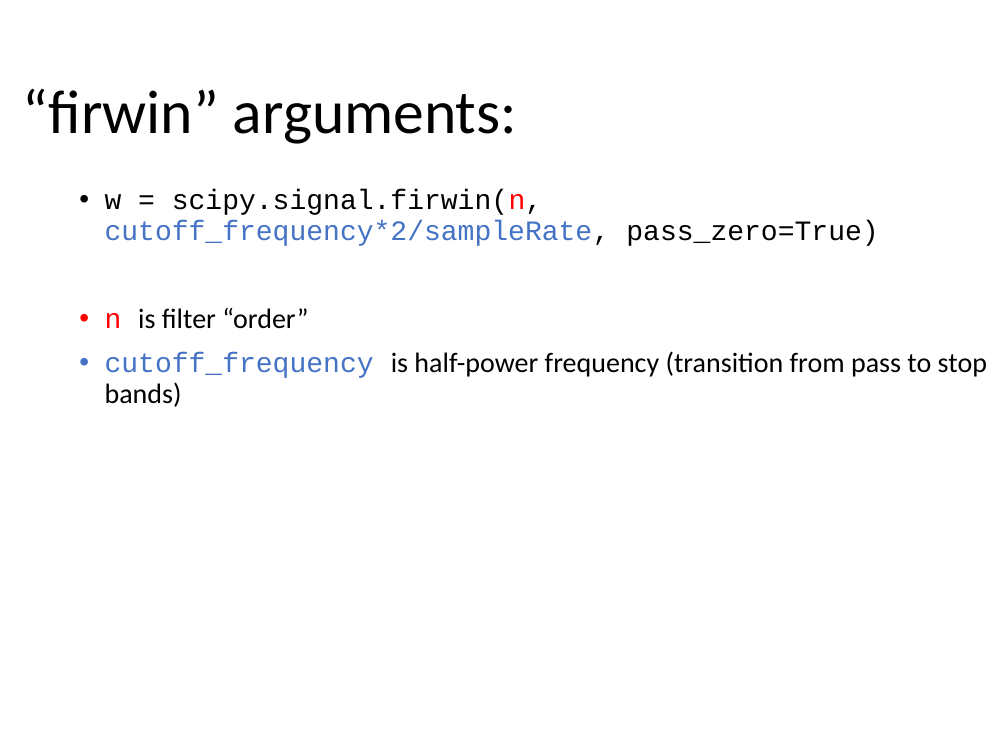
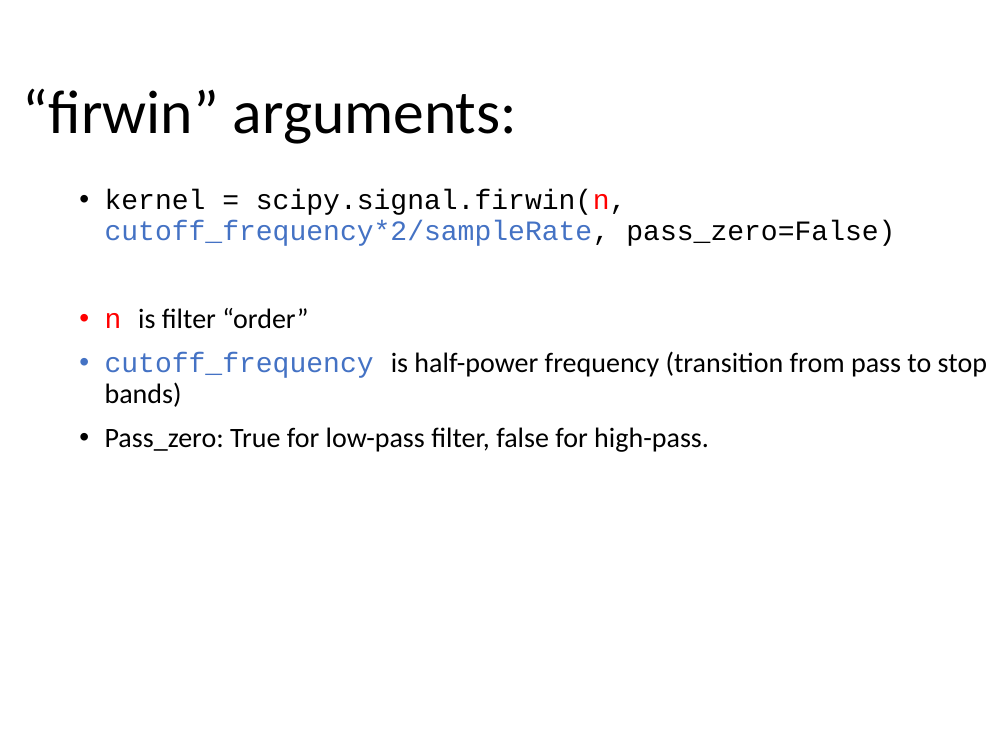
Before and after one commit to tomjhou/MathClassPythonCode, a slide deck: slide 41 of Class2/Lecture2 - Filtering.pptx (slide 34 before the commit). Drawn at 1008x756 pixels with LibreOffice and Linux fonts; fonts in the diff are those of the drawing. Boxes give left, top, right and bottom in pixels: in the first picture for what was removed or moved away, otherwise in the second. Text is boxed around its words. In the diff, an @@ line names an element or a change of style, - is before the commit and + after.

```diff
--- a/Class2/Lecture2 - Filtering.pptx
+++ b/Class2/Lecture2 - Filtering.pptx
@@ text at bbox=[105, 190, 895, 246]: text changed @@
-• w = scipy.signal.firwin(n, cutoff_frequency*2/sampleRate, pass_zero=True)
+• kernel = scipy.signal.firwin(n, cutoff_frequency*2/sampleRate, pass_zero=False)
@@ text at bbox=[105, 427, 709, 452]: paragraph added @@
+• Pass_zero: True for low-pass filter, false for high-pass.
```
Also in this commit, not shown: 8 other slides changed, 15 slides added, 2 slides removed, 2 other files.
